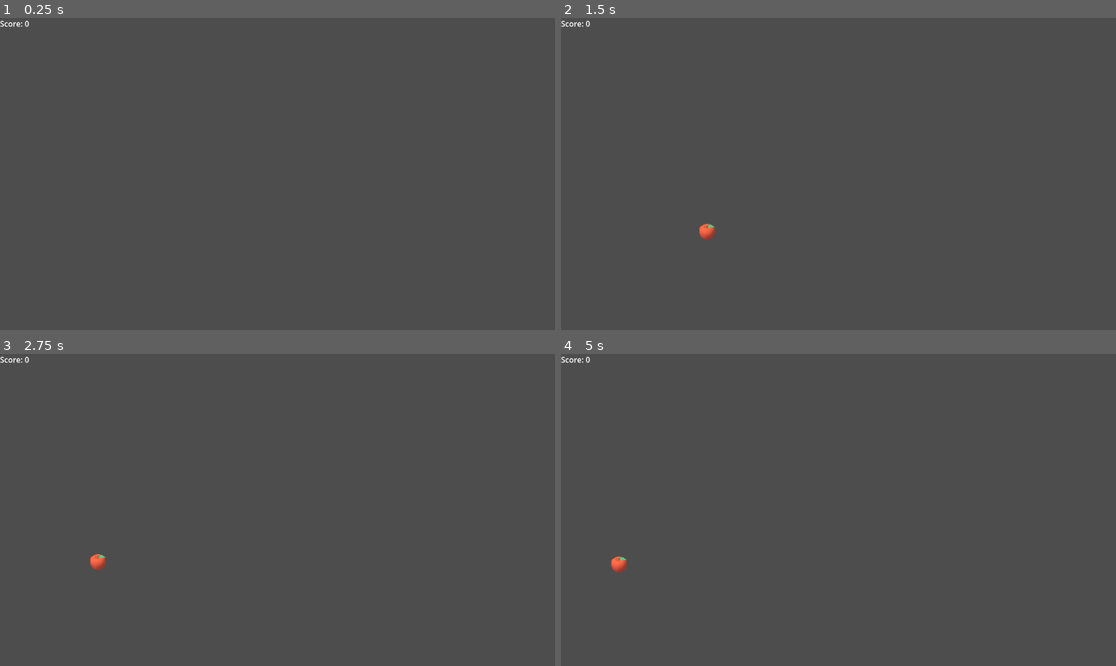
Above: before the commit, frames 1-4 (two rows, left to right).
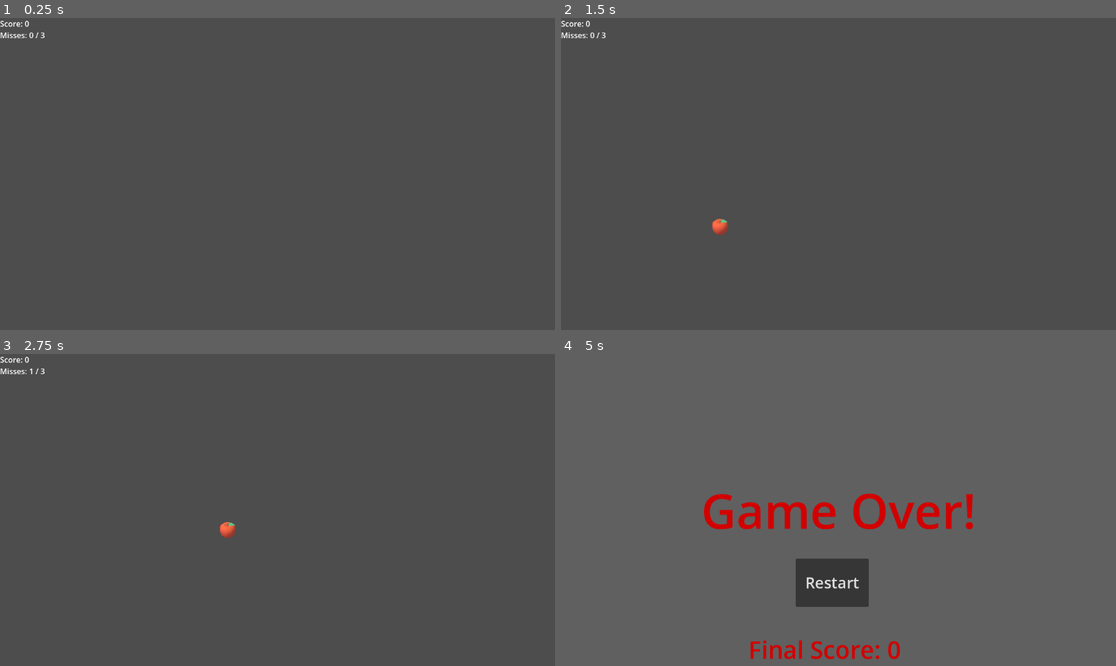
Above: after the commit, the same moments.

Repository: dalestee/Godot_Tuto_SAE
Game: Godot game, scene res://scenes/main.tscn
Two runs of this game, one before a commit and one after it. Both use one fixed random seed, a clock stepped at 60 frames per second and the inputs below.
Inputs (mouse positions are in pixels of both pictures, inside the frame that each line leads up to):
- Up to frame 1 (0.25 s): no input
- Up to frame 2 (1.5 s): tap Enter at 0.5 s; move the mouse to (960, 158) at 0.52 s; click (960, 158) at 0.67 s; move the mouse to (727, 189) at 1.27 s; click (727, 189) at 1.42 s
- Up to frame 3 (2.75 s): move the mouse to (333, 441) at 2.02 s; click (333, 441) at 2.17 s
- Up to frame 4 (5 s): move the mouse to (810, 572) at 2.77 s; click (810, 572) at 2.92 s; move the mouse to (1005, 556) at 3.52 s; click (1005, 556) at 3.67 s; move the mouse to (672, 463) at 4.27 s; click (672, 463) at 4.42 s

The runs differ from the first frame. In frame 1, less than 0.1% of the frame differs, in the area x 0-9%, y 4-7%; in frame 2, 0.3%; in frame 3, 0.3%; in frame 4, 3.1%, in the area x 0-75%, y 0-98%.

Commit message:
feature:gamefinished

Diff:
--- a/vegetable_ninja/project.godot
+++ b/vegetable_ninja/project.godot
@@ -13,5 +13,5 @@
 config/name="vegetable_ninja"
 run/main_scene="res://scenes/main.tscn"
 run/disable_stdout=true
-config/features=PackedStringArray("4.1", "Forward Plus")
+config/features=PackedStringArray("4.4", "Forward Plus")
 config/icon="res://icon.svg"
--- a/vegetable_ninja/scenes/UI.tscn
+++ b/vegetable_ninja/scenes/UI.tscn
@@ -6,3 +6,9 @@
 offset_right = 40.0
 offset_bottom = 23.0
 text = "Score: 0"
+
+[node name="MissesLabel" type="Label" parent="."]
+offset_top = 24.0
+offset_right = 85.0
+offset_bottom = 47.0
+text = "Misses: 0/3"
--- a/vegetable_ninja/scenes/bomb.tscn
+++ /dev/null
@@ -1,21 +0,0 @@
-[gd_scene load_steps=4 format=3 uid="uid://bh3b2y5hpuna6"]
-
-[ext_resource type="Script" path="res://scripts/bomb.gd" id="1_anjqw"]
-[ext_resource type="Texture2D" uid="uid://c1x2re3b2tufc" path="res://assets/bottle-ketchup.png" id="1_ngqc0"]
-
-[sub_resource type="CircleShape2D" id="CircleShape2D_jldrw"]
-radius = 16.0312
-
-[node name="Bomb" type="RigidBody2D" groups=["fruits"]]
-script = ExtResource("1_anjqw")
-
-[node name="Sprite2D" type="Sprite2D" parent="."]
-texture = ExtResource("1_ngqc0")
-
-[node name="CollisionShape2D" type="CollisionShape2D" parent="."]
-shape = SubResource("CircleShape2D_jldrw")
-
-[node name="Area2D" type="Area2D" parent="."]
-
-[node name="CollisionShape2D" type="CollisionShape2D" parent="Area2D"]
-shape = SubResource("CircleShape2D_jldrw")
--- a/vegetable_ninja/scenes/fruit.tscn
+++ b/vegetable_ninja/scenes/fruit.tscn
@@ -1,12 +1,12 @@
 [gd_scene load_steps=4 format=3 uid="uid://cxeyq787py6lr"]
 
 [ext_resource type="Texture2D" uid="uid://5d3eicb8uqq4" path="res://assets/apple.png" id="1_xobih"]
-[ext_resource type="Script" path="res://scripts/fruit.gd" id="2_h0odp"]
+[ext_resource type="Script" uid="uid://b6r6c1gx3favg" path="res://scripts/fruit.gd" id="2_h0odp"]
 
 [sub_resource type="CircleShape2D" id="CircleShape2D_jldrw"]
 radius = 16.0312
 
-[node name="Fruit" type="RigidBody2D"]
+[node name="Fruit" type="RigidBody2D" groups=["fruits"]]
 script = ExtResource("2_h0odp")
 
 [node name="Sprite2D" type="Sprite2D" parent="."]
@@ -19,3 +19,5 @@
 
 [node name="CollisionShape2D" type="CollisionShape2D" parent="Area2D"]
 shape = SubResource("CircleShape2D_jldrw")
+
+[node name="VisibleOnScreenNotifier2D" type="VisibleOnScreenNotifier2D" parent="."]
--- /dev/null
+++ b/vegetable_ninja/scenes/game_over_screen.tscn
@@ -0,0 +1,61 @@
+[gd_scene load_steps=2 format=3 uid="uid://l2ayny1vy6vq"]
+
+[ext_resource type="Script" uid="uid://cg2y1t3ychmgq" path="res://scripts/game_over_screen.gd" id="1_wojlb"]
+
+[node name="GameOverScreen" type="CanvasLayer"]
+script = ExtResource("1_wojlb")
+
+[node name="ColorRect" type="ColorRect" parent="."]
+anchors_preset = 15
+anchor_right = 1.0
+anchor_bottom = 1.0
+grow_horizontal = 2
+grow_vertical = 2
+color = Color(0.377919, 0.377919, 0.377919, 1)
+
+[node name="RestartButton" type="Button" parent="."]
+process_mode = 3
+anchors_preset = 15
+anchor_right = 1.0
+anchor_bottom = 1.0
+offset_left = 487.0
+offset_top = 425.0
+offset_right = -513.0
+offset_bottom = -123.0
+grow_horizontal = 2
+grow_vertical = 2
+theme_override_font_sizes/font_size = 32
+text = "Restart"
+
+[node name="GameOverLabel" type="Label" parent="."]
+anchors_preset = 8
+anchor_left = 0.5
+anchor_top = 0.5
+anchor_right = 0.5
+anchor_bottom = 0.5
+offset_left = -285.5
+offset_top = -68.5
+offset_right = 285.5
+offset_bottom = 68.5
+grow_horizontal = 2
+grow_vertical = 2
+theme_override_colors/font_color = Color(0.823529, 0, 0, 1)
+theme_override_font_sizes/font_size = 100
+text = "Game Over!"
+
+[node name="FinalScoreLabel" type="Label" parent="."]
+anchors_preset = 7
+anchor_left = 0.5
+anchor_top = 1.0
+anchor_right = 0.5
+anchor_bottom = 1.0
+offset_left = -187.0
+offset_top = -69.0
+offset_right = 187.0
+grow_horizontal = 2
+grow_vertical = 0
+theme_override_colors/font_color = Color(0.823529, 0, 0, 1)
+theme_override_font_sizes/font_size = 50
+text = "Final Score: 123"
+
+[connection signal="pressed" from="RestartButton" to="." method="_on_restart_button_pressed"]
--- a/vegetable_ninja/scripts/bomb.gd
+++ /dev/null
@@ -1,14 +0,0 @@
-# scripts/bomb.gd
-extends RigidBody2D
-
-signal exploded
-
-# This function name is the same as the fruit's for simplicity.
-# Our slicer doesn't need to know if it's a fruit or a bomb.
-func slice():
-	# Tell the main game we hit a bomb
-	emit_signal("exploded")
-
-	# Maybe add a particle effect for the explosion here
-
-	queue_free()
--- a/vegetable_ninja/scripts/fruit.gd
+++ b/vegetable_ninja/scripts/fruit.gd
@@ -1,48 +1,43 @@
-# scripts/fruit.gd
+# scripts/fruit.gd (UPDATED)
 extends RigidBody2D
 
-# This signal will be sent to the main game when the fruit is sliced.
+# We now have TWO signals this fruit can send
 signal sliced
+signal fruit_missed
 
-# Export variables to easily set them in the Inspector for different fruits
 @export var fruit_name = "apple"
 @export var points = 10
 
-# Preload the scene for the pieces that will spawn when sliced
 var SlicedFruit = preload("res://scenes/sliced_fruit.tscn")
+
+@onready var notifier = $VisibleOnScreenNotifier2D
 
 func _ready():
 	# Set the texture based on the fruit_name
 	$Sprite2D.texture = load("res://assets/%s.png" % fruit_name)
+	# Connect the notifier's signal to a function IN THIS SCRIPT
+	notifier.screen_exited.connect(_on_screen_exited)
 
-# This is the main function that handles slicing
 func slice():
-	# Emit the signal so the main game can award points
+	# Prevent a fruit from being both "missed" and "sliced" at the same time
+	notifier.screen_exited.disconnect(_on_screen_exited)
 	emit_signal("sliced", points)
-
-	# Create the two halves
-	create_sliced_piece(-1) # Left half
-	create_sliced_piece(1)  # Right half
-
-	# Remove the original fruit
+	create_sliced_piece(-1)
+	create_sliced_piece(1)
 	queue_free()
 
 func create_sliced_piece(direction: int):
-	# Instance the SlicedFruit scene
 	var piece = SlicedFruit.instantiate()
-
-	# Add it to the same parent as the original fruit (the main game scene)
 	get_parent().add_child(piece)
-
-	# Set its texture to the correct half
 	var piece_texture_path = "res://assets/%s_half_%d.png" % [fruit_name, 1 if direction == -1 else 2]
 	piece.get_node("Sprite2D").texture = load(piece_texture_path)
-
-	# Position the piece at the same place as the original fruit
 	piece.global_position = global_position
 	piece.rotation = rotation
-
-	# Apply an impulse to make them fly apart
 	var impulse_strength = 200
 	var impulse_vector = Vector2(impulse_strength * direction, -impulse_strength / 2).rotated(rotation)
 	piece.apply_central_impulse(impulse_vector)
+
+# This function is called when the fruit leaves the screen
+func _on_screen_exited():
+	emit_signal("fruit_missed")
+	queue_free() # Clean up the missed fruit
--- /dev/null
+++ b/vegetable_ninja/scripts/game_over_screen.gd
@@ -0,0 +1,17 @@
+# scripts/game_over_screen.gd
+extends CanvasLayer
+
+# A reference to the label so we can set the score from main.gd
+@onready var final_score_label = $FinalScoreLabel
+
+# This function is called when the RestartButton is clicked
+func _on_restart_button_pressed():
+	# Unpause the game so the new scene can run correctly
+	get_tree().paused = false
+
+	# Reload the entire main game scene to start over
+	get_tree().change_scene_to_file("res://scenes/main.tscn")
+
+# A helper function we will call from the main game to show the score
+func show_final_score(score: int):
+	final_score_label.text = "Final Score: " + str(score)
--- a/vegetable_ninja/scripts/main.gd
+++ b/vegetable_ninja/scripts/main.gd
@@ -1,49 +1,43 @@
-# scripts/main.gd
+# scripts/main.gd (FINAL VERSION)
 extends Node2D
-@onready var score_label = $UI/ScoreLabel
-# Preload the scenes we'll be instancing
+
 var FruitScene = preload("res://scenes/fruit.tscn")
-var BombScene = preload("res://scenes/bomb.tscn") # We will create this next
+var GameOverScreen = preload("res://scenes/game_over_screen.tscn")
 
 var score = 0
+var missed_fruits = 0
+const MAX_MISSES = 3
+
 var is_swiping = false
 var swipe_points = []
 
 @onready var spawn_timer = $SpawnTimer
 @onready var swipe_trail = $Line2D
+@onready var score_label = $UI/ScoreLabel
+@onready var misses_label = $UI/MissesLabel # <-- Reference to new label
 
 func _ready():
-	# Connect the timer's timeout signal to our spawning function
 	spawn_timer.timeout.connect(_on_spawn_timer_timeout)
-	# We need a UI Label to show the score, we will create it in Step 5
-	# For now, we'll just print to the console.
 	update_score(0)
+	update_misses() # Initialize the misses display
 
 func _process(delta):
-	# Update the swipe trail visualization
 	if is_swiping:
 		swipe_trail.add_point(get_global_mouse_position())
 	else:
-		# Clear the trail if not swiping
 		if swipe_trail.get_point_count() > 0:
 			swipe_trail.clear_points()
 
 func _input(event):
-	if event is InputEventMouseButton:
-		if event.button_index == MOUSE_BUTTON_LEFT:
-			is_swiping = event.pressed
-			if not is_swiping:
-				# Clear the swipe points when mouse is released
-				swipe_points.clear()
+	if event is InputEventMouseButton and event.button_index == MOUSE_BUTTON_LEFT:
+		is_swiping = event.pressed
+		if not is_swiping:
+			swipe_points.clear()
 
 	if event is InputEventMouseMotion and is_swiping:
-		var current_pos = event.position
-		# Store the current point for collision detection
-		swipe_points.append(current_pos)
-		# Keep the array from getting too big
+		swipe_points.append(event.position)
 		if swipe_points.size() > 20:
 			swipe_points.pop_front()
-
 		detect_slice()
 
 func detect_slice():
@@ -55,55 +49,59 @@
 
 	var space_state = get_world_2d().direct_space_state
 	var query = PhysicsRayQueryParameters2D.create(start_point, end_point)
-
-	# --- THIS IS THE CRITICAL FIX ---
-	# We tell the query to ONLY look for Areas and ignore Bodies.
 	query.collide_with_areas = true
 	query.collide_with_bodies = false
-	# ------------------------------
 
 	var result = space_state.intersect_ray(query)
 
-	if result:
-		# 'result.collider' is now guaranteed to be the Area2D we hit.
-		# We check if this Area2D is in our "fruits" group.
-		if result.collider.is_in_group("fruits"):
-			# The Area2D's parent is the RigidBody (Fruit or Bomb) which has the slice() function.
-			result.collider.get_parent().slice()
+	if result and result.collider.is_in_group("fruits"):
+		result.collider.get_parent().slice()
 
-# In main.gd, update the spawner function
+# This is our updated spawner function from Step 1
 func _on_spawn_timer_timeout():
 	var screen_size = get_viewport_rect().size
 	var spawn_pos = Vector2(randf_range(0, screen_size.x), screen_size.y + 100)
 
-	# Decide whether to spawn a fruit or a bomb
-	var instance
-	if randf() > 0.2: # 80% chance for a fruit
-		instance = FruitScene.instantiate()
-		instance.sliced.connect(_on_fruit_sliced)
-	else: # 20% chance for a bomb
-		instance = BombScene.instantiate()
-		instance.exploded.connect(game_over) # Connect to our game_over function
+	var fruit = FruitScene.instantiate()
 
-	instance.position = spawn_pos
-	add_child(instance)
+	fruit.sliced.connect(_on_fruit_sliced)
+	fruit.fruit_missed.connect(_on_fruit_missed) # This now works!
+
+	fruit.position = spawn_pos
+	add_child(fruit)
 
 	var impulse_x = randf_range(-150, 150)
 	var impulse_y = randf_range(-800, -1000)
-	instance.apply_central_impulse(Vector2(impulse_x, impulse_y))
-	instance.apply_torque_impulse(randf_range(-200, 200))
-
+	fruit.apply_central_impulse(Vector2(impulse_x, impulse_y))
+	fruit.apply_torque_impulse(randf_range(-200, 200))
 
 func _on_fruit_sliced(points):
 	update_score(points)
+
+# --- NEW FUNCTION TO HANDLE A MISSED FRUIT ---
+func _on_fruit_missed():
+	missed_fruits += 1
+	update_misses()
+	if missed_fruits >= MAX_MISSES:
+		game_over()
 
 func update_score(points_to_add):
 	score += points_to_add
 	score_label.text = "Score: " + str(score)
 
+# --- NEW FUNCTION TO UPDATE THE UI ---
+func update_misses():
+	misses_label.text = "Misses: %d / %d" % [missed_fruits, MAX_MISSES]
+
 func game_over():
-	print("GAME OVER! Final Score: ", score)
-	get_tree().paused = true # Pause the entire game
-	# Add a game over label to the UI scene and show it here
-	# e.g. $UI/GameOverLabel.text = "Game Over!\nFinal Score: " + str(score)
-	# $UI/GameOverLabel.show()
+	# Pause the game so fruits stop moving in the background
+	get_tree().paused = true
+
+	# Create an instance of our game over screen
+	var game_over_instance = GameOverScreen.instantiate()
+
+	# Add it to the scene tree so it becomes visible
+	add_child(game_over_instance)
+
+	# Call the function on the game over screen to pass it the final score
+	game_over_instance.show_final_score(score)
Not shown: 1 places in vegetable_ninja/scenes/main.tscn that only renumber resources
Not shown, added: vegetable_ninja/scripts/game_over_screen.gd.uid
